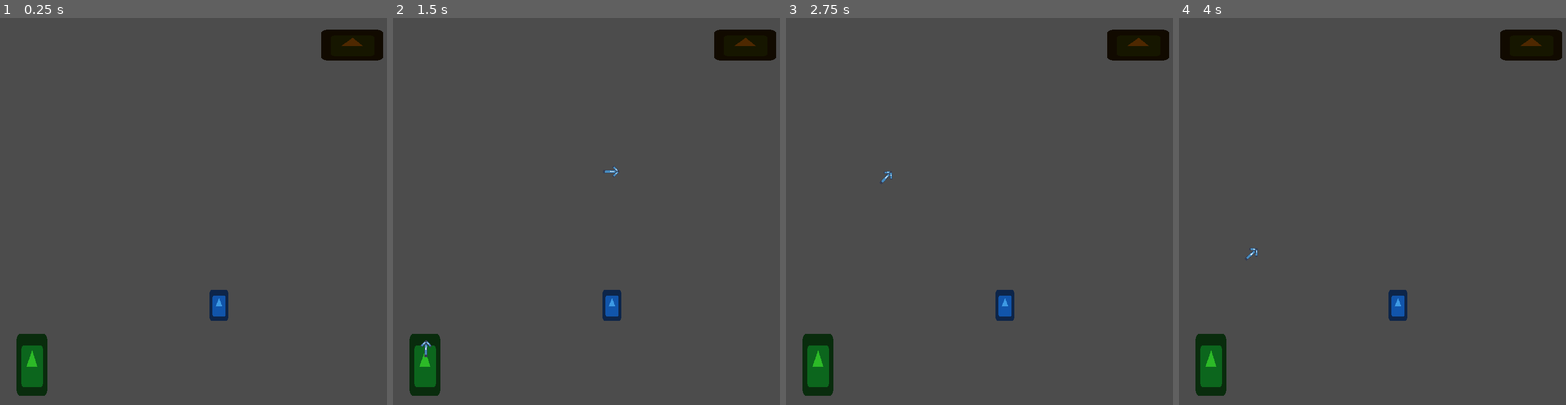
Above: before the commit, frames 1-4 (left to right).
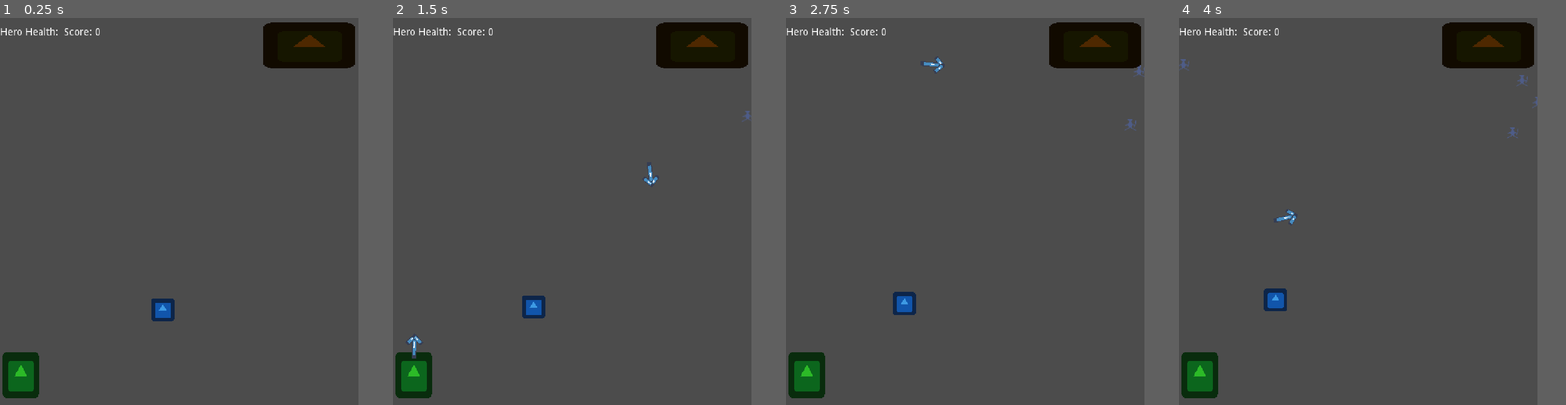
Above: after the commit, the same moments.

Repository: Hoimar/ashes
Game: Godot game, scene res://scenes/main.tscn
The game is run twice, just before and just after one commit, with the same random seed, the same clock (stepped at 60 frames per second) and the same inputs. The engine's default icon, where the game draws it, is replaced by a stand-in: a white triangle on a blue panel in a dark square.
Inputs (mouse positions are in pixels of both pictures, inside the frame that each line leads up to):
- Up to frame 1 (0.25 s): no input
- Up to frame 2 (1.5 s): move the mouse to (671, 192) at 0.52 s; click (671, 192) at 0.67 s; move the mouse to (509, 230) at 1.27 s; click (509, 230) at 1.42 s
- Up to frame 3 (2.75 s): move the mouse to (1018, 126) at 2.02 s; click (1018, 126) at 2.17 s
- Up to frame 4 (4 s): move the mouse to (1353, 288) at 2.77 s; click (1353, 288) at 2.92 s; move the mouse to (1488, 269) at 3.52 s; click (1488, 269) at 3.67 s
In our replay, the window is 800x800 before the commit and 741x800 after it. These sizes can differ from the game's own. Grey fills any space a smaller window leaves; there, only what the larger window draws over its background counts as a difference.

The runs differ from the first frame. In frame 1, 5.1% of the frame differs, in the area x 0-99%, y 1-99%; in frame 2, 5.2%; in frame 3, 5.2%; in frame 4, 5.3%.

Commit message:
More arrow curves, enemies, health, damage, etc.

Diff:
--- a/project.godot
+++ b/project.godot
@@ -12,22 +12,38 @@
 "base": "Node2D",
 "class": "Arrow",
 "language": "GDScript",
-"path": "res://scripts/arrow.gd"
+"path": "res://scripts/arrow_controller.gd"
+}, {
+"base": "Node2D",
+"class": "Enemy",
+"language": "GDScript",
+"path": "res://scripts/enemy.gd"
+}, {
+"base": "Node2D",
+"class": "Hero",
+"language": "GDScript",
+"path": "res://scripts/hero.gd"
 } ]
 _global_script_class_icons={
-"Arrow": ""
+"Arrow": "",
+"Enemy": "",
+"Hero": ""
 }
 
 [application]
 
-config/name="The best Wild Jam 33 Entry"
+config/name="Archery"
 run/main_scene="res://scenes/main.tscn"
 config/icon="res://icon.png"
 
 [display]
 
-window/size/width=800
-window/size/height=800
+window/size/width=500
+window/size/height=540
+window/size/test_width=750
+window/size/test_height=810
+window/stretch/mode="viewport"
+window/stretch/aspect="keep"
 
 [physics]
 
--- a/scenes/archer.tscn
+++ b/scenes/archer.tscn
@@ -8,5 +8,5 @@
 
 [node name="Sprite" type="Sprite" parent="."]
 modulate = Color( 0.172549, 0.729412, 0.152941, 1 )
-scale = Vector2( 1, 2 )
+scale = Vector2( 0.8, 1 )
 texture = ExtResource( 1 )
--- a/scenes/arrow.tscn
+++ /dev/null
@@ -1,47 +0,0 @@
-[gd_scene load_steps=4 format=2]
-
-[ext_resource path="res://icon.png" type="Texture" id=1]
-[ext_resource path="res://scripts/arrow.gd" type="Script" id=2]
-
-[sub_resource type="Curve2D" id=1]
-resource_local_to_scene = true
-_data = {
-"points": PoolVector2Array( 0.6773, 453.211, -0.6773, -453.211, 3.32079, -2.13315, -1.93836, -73.5044, 1.93836, 73.5044, 301.557, -265.14 )
-}
-
-[node name="Arrow" type="Node2D"]
-script = ExtResource( 2 )
-__meta__ = {
-"_edit_lock_": true
-}
-
-[node name="Path2D" type="Path2D" parent="."]
-curve = SubResource( 1 )
-__meta__ = {
-"_edit_lock_": true
-}
-
-[node name="PathFollow2D" type="PathFollow2D" parent="Path2D"]
-rotation = -1.56659
-
-[node name="Sprite" type="Sprite" parent="Path2D/PathFollow2D"]
-position = Vector2( -2.00418, -0.991586 )
-rotation = 1.56659
-scale = Vector2( 0.1, 0.5 )
-texture = ExtResource( 1 )
-
-[node name="Sprite2" type="Sprite" parent="Path2D/PathFollow2D"]
-position = Vector2( 9.2092, -5.68285 )
-rotation = 2.35199
-scale = Vector2( 0.0776213, 0.273197 )
-texture = ExtResource( 1 )
-
-[node name="Sprite3" type="Sprite" parent="Path2D/PathFollow2D"]
-position = Vector2( 9.24823, 3.60527 )
-rotation = 0.781196
-scale = Vector2( 0.0776213, 0.273197 )
-texture = ExtResource( 1 )
-
-[node name="Tween" type="Tween" parent="."]
-
-[connection signal="tween_completed" from="Tween" to="." method="_on_Tween_tween_completed"]
--- /dev/null
+++ b/scenes/arrow_base.gd
@@ -0,0 +1,22 @@
+extends Node2D
+
+# Arrow has to face downwards to hit a target
+const DOWNWARDS_DEGREE_MIN :=  90 + 10
+const DOWNWARDS_DEGREE_MAX := 270 - 10
+
+var damage := 1
+
+# Called when the node enters the scene tree for the first time.
+func _ready():
+	pass
+
+
+func _on_Hitbox_area_entered(area: Area2D):
+	var deg := global_rotation_degrees
+	#print(self, " entered ", area.get_parent(), " at ", deg)
+	if      deg > DOWNWARDS_DEGREE_MIN \
+		and deg < DOWNWARDS_DEGREE_MAX \
+		and area.get_parent() is Enemy:
+		var enemy = area.get_parent()
+		enemy.take_hit(damage)
+		queue_free()
--- /dev/null
+++ b/scenes/arrow_base.tscn
@@ -0,0 +1,41 @@
+[gd_scene load_steps=4 format=2]
+
+[ext_resource path="res://icon.png" type="Texture" id=1]
+[ext_resource path="res://scenes/arrow_base.gd" type="Script" id=2]
+
+[sub_resource type="RectangleShape2D" id=1]
+extents = Vector2( 4, 16 )
+
+[node name="ArrowBase" type="Node2D"]
+rotation = 1.5708
+script = ExtResource( 2 )
+
+[node name="Sprite" type="Sprite" parent="."]
+position = Vector2( -8.875, -6.875 )
+scale = Vector2( 0.1, 0.5 )
+texture = ExtResource( 1 )
+offset = Vector2( 88.75, 13.75 )
+
+[node name="Sprite2" type="Sprite" parent="."]
+position = Vector2( -8.875, -6.875 )
+rotation = 0.785397
+scale = Vector2( 0.0953387, 0.273197 )
+texture = ExtResource( 1 )
+offset = Vector2( 6.11067, -21.4908 )
+
+[node name="Sprite3" type="Sprite" parent="."]
+position = Vector2( -8.875, -6.875 )
+rotation = -0.785397
+scale = Vector2( 0.0953387, 0.273197 )
+texture = ExtResource( 1 )
+offset = Vector2( 125.538, 24.451 )
+
+[node name="Hitbox" type="Area2D" parent="."]
+collision_layer = 0
+collision_mask = 2
+
+[node name="CollisionShape2D" type="CollisionShape2D" parent="Hitbox"]
+shape = SubResource( 1 )
+
+[connection signal="area_entered" from="Hitbox" to="." method="_on_Hitbox_area_entered"]
+[connection signal="body_entered" from="Hitbox" to="." method="_on_Hitbox_body_entered"]
--- /dev/null
+++ b/scenes/arrow_controller.tscn
@@ -0,0 +1,27 @@
+[gd_scene load_steps=4 format=2]
+
+[ext_resource path="res://scripts/arrow_controller.gd" type="Script" id=1]
+[ext_resource path="res://scenes/arrow_base.tscn" type="PackedScene" id=2]
+
+[sub_resource type="Curve2D" id=1]
+resource_local_to_scene = true
+_data = {
+"points": PoolVector2Array( 0.33253, 69.3975, -0.33253, -69.3975, 0.38992, -2.36453, -127.644, -1.1519, 127.644, 1.1519, 128, -320, 0.0772518, -5.71764, -0.0772518, 5.71764, 256, -256 )
+}
+
+[node name="ArrowController" type="Node2D"]
+script = ExtResource( 1 )
+
+[node name="Path2D" type="Path2D" parent="."]
+curve = SubResource( 1 )
+
+[node name="PathFollow2D" type="PathFollow2D" parent="Path2D"]
+position = Vector2( 0.38992, -2.36453 )
+rotation = -1.57373
+lookahead = 10.0
+
+[node name="ArrowBase" parent="Path2D/PathFollow2D" instance=ExtResource( 2 )]
+
+[node name="Tween" type="Tween" parent="."]
+
+[connection signal="tween_completed" from="Tween" to="." method="_on_Tween_tween_completed"]
--- a/scenes/enemy.tscn
+++ b/scenes/enemy.tscn
@@ -1,51 +1,47 @@
-[gd_scene load_steps=10 format=2]
+[gd_scene load_steps=5 format=2]
 
-[ext_resource path="res://assets/sprites/Right Walk Cycle.png" type="Texture" id=1]
+[ext_resource path="res://assets/sprites/enemy.png" type="Texture" id=1]
+[ext_resource path="res://scripts/enemy.gd" type="Script" id=2]
 
-[sub_resource type="AtlasTexture" id=1]
-atlas = ExtResource( 1 )
-region = Rect2( 0, 0, 32, 32 )
+[sub_resource type="RectangleShape2D" id=1]
+extents = Vector2( 8, 7 )
 
-[sub_resource type="AtlasTexture" id=2]
-atlas = ExtResource( 1 )
-region = Rect2( 32, 0, 32, 32 )
+[sub_resource type="Animation" id=2]
+resource_name = "hurt"
+length = 0.3
+tracks/0/type = "value"
+tracks/0/path = NodePath("Sprite:modulate")
+tracks/0/interp = 1
+tracks/0/loop_wrap = true
+tracks/0/imported = false
+tracks/0/enabled = true
+tracks/0/keys = {
+"times": PoolRealArray( 0, 0.2, 0.3 ),
+"transitions": PoolRealArray( 1, 1, 1 ),
+"update": 0,
+"values": [ Color( 1, 0, 0, 1 ), Color( 0.592157, 0.00392157, 0.00392157, 1 ), Color( 1, 1, 1, 1 ) ]
+}
 
-[sub_resource type="AtlasTexture" id=3]
-atlas = ExtResource( 1 )
-region = Rect2( 64, 0, 32, 32 )
+[node name="Enemy" type="Node2D"]
+script = ExtResource( 2 )
 
-[sub_resource type="AtlasTexture" id=4]
-atlas = ExtResource( 1 )
-region = Rect2( 96, 0, 32, 32 )
-
-[sub_resource type="AtlasTexture" id=5]
-atlas = ExtResource( 1 )
-region = Rect2( 128, 0, 32, 32 )
-
-[sub_resource type="AtlasTexture" id=6]
-atlas = ExtResource( 1 )
-region = Rect2( 160, 0, 32, 32 )
-
-[sub_resource type="SpriteFrames" id=7]
-animations = [ {
-"frames": [ SubResource( 1 ), SubResource( 2 ), SubResource( 3 ), SubResource( 4 ), SubResource( 5 ), SubResource( 6 ) ],
-"loop": true,
-"name": "default",
-"speed": 10.0
-} ]
-
-[sub_resource type="RectangleShape2D" id=8]
-extents = Vector2( 28.7144, 38.2019 )
-
-[node name="Character" type="Node2D"]
-
-[node name="AnimatedSprite" type="AnimatedSprite" parent="."]
-scale = Vector2( 3, 3 )
-frames = SubResource( 7 )
-playing = true
+[node name="Sprite" type="Sprite" parent="."]
+texture = ExtResource( 1 )
 
 [node name="Hitbox" type="Area2D" parent="."]
-position = Vector2( 0, 10 )
+visible = false
+position = Vector2( 0, 1 )
+collision_layer = 3
+__meta__ = {
+"_edit_group_": true
+}
 
 [node name="CollisionShape2D" type="CollisionShape2D" parent="Hitbox"]
-shape = SubResource( 8 )
+shape = SubResource( 1 )
+
+[node name="KnockbackTween" type="Tween" parent="."]
+
+[node name="AnimationPlayer" type="AnimationPlayer" parent="."]
+anims/hurt = SubResource( 2 )
+
+[connection signal="tween_completed" from="KnockbackTween" to="." method="_on_KnockbackTween_tween_completed"]
--- a/scenes/enemy_spawner.tscn
+++ b/scenes/enemy_spawner.tscn
@@ -1,3 +1,13 @@
-[gd_scene format=2]
+[gd_scene load_steps=2 format=2]
 
-[node name="EnemySpawner" type="Node2D"]
+[ext_resource path="res://scripts/enemy_spawner.gd" type="Script" id=1]
+
+[node name="EnemySpawner" type="Area2D"]
+script = ExtResource( 1 )
+
+[node name="SpawnTimer" type="Timer" parent="."]
+autostart = true
+
+[node name="WaveTimer" type="Timer" parent="."]
+
+[connection signal="timeout" from="SpawnTimer" to="." method="_on_Timer_timeout"]
--- a/scenes/hero.tscn
+++ b/scenes/hero.tscn
@@ -1,10 +1,48 @@
-[gd_scene load_steps=2 format=2]
+[gd_scene load_steps=5 format=2]
 
 [ext_resource path="res://icon.png" type="Texture" id=1]
+[ext_resource path="res://scripts/hero.gd" type="Script" id=2]
 
-[node name="Hero" type="Node2D"]
+[sub_resource type="RectangleShape2D" id=1]
+extents = Vector2( 16, 12 )
+
+[sub_resource type="Animation" id=2]
+resource_name = "take_damage"
+length = 0.3
+tracks/0/type = "value"
+tracks/0/path = NodePath("Sprite:modulate")
+tracks/0/interp = 1
+tracks/0/loop_wrap = true
+tracks/0/imported = false
+tracks/0/enabled = true
+tracks/0/keys = {
+"times": PoolRealArray( 0, 0.1, 0.2, 0.3 ),
+"transitions": PoolRealArray( 1, 1, 1, 1 ),
+"update": 0,
+"values": [ Color( 0.239216, 0.603922, 0.894118, 1 ), Color( 1, 0, 0, 1 ), Color( 1, 0, 0, 1 ), Color( 0.239216, 0.603922, 0.894118, 1 ) ]
+}
+
+[node name="Hero" type="Node2D" groups=[
+"hero",
+]]
+script = ExtResource( 2 )
 
 [node name="Sprite" type="Sprite" parent="."]
 modulate = Color( 0.239216, 0.603922, 0.894118, 1 )
-scale = Vector2( 0.6, 1 )
+scale = Vector2( 0.5, 0.5 )
 texture = ExtResource( 1 )
+
+[node name="Hitbox" type="Area2D" parent="."]
+position = Vector2( 0, 4 )
+__meta__ = {
+"_edit_group_": true
+}
+
+[node name="CollisionShape2D" type="CollisionShape2D" parent="Hitbox"]
+shape = SubResource( 1 )
+
+[node name="AnimationPlayer" type="AnimationPlayer" parent="."]
+anims/take_damage = SubResource( 2 )
+
+[connection signal="area_entered" from="Hitbox" to="." method="_on_Hitbox_area_entered"]
+[connection signal="animation_finished" from="AnimationPlayer" to="." method="_on_AnimationPlayer_animation_finished"]
--- a/scenes/stage.tscn
+++ b/scenes/stage.tscn
@@ -6,26 +6,12 @@
 [ext_resource path="res://scenes/goal.tscn" type="PackedScene" id=4]
 [ext_resource path="res://scripts/stage.gd" type="Script" id=5]
 
-[sub_resource type="Curve2D" id=1]
+[sub_resource type="RectangleShape2D" id=1]
+extents = Vector2( 250, 180 )
+
+[sub_resource type="Curve2D" id=2]
 _data = {
-"points": PoolVector2Array( -134.593, 60.054, 134.593, -60.054, 679.785, 444.167, -12.9665, 43.0581, 12.9665, -43.0581, 941.413, 262.628, -44.8732, 59.7389, 44.8732, -59.7389, 591.685, 71.7463, -68.1165, 139.942, 68.1165, -139.942, 953.427, -68.4119 )
-}
-
-[sub_resource type="Animation" id=2]
-resource_name = "hero_follow_path"
-length = 20.0
-loop = true
-tracks/0/type = "value"
-tracks/0/path = NodePath("Game/HeroPath/HeroPathFollow:unit_offset")
-tracks/0/interp = 1
-tracks/0/loop_wrap = true
-tracks/0/imported = false
-tracks/0/enabled = true
-tracks/0/keys = {
-"times": PoolRealArray( 0, 20 ),
-"transitions": PoolRealArray( 1, 1 ),
-"update": 0,
-"values": [ 0.0, 1.0 ]
+"points": PoolVector2Array( 433.76, 50.9424, -433.76, -50.9424, 459.918, 257.688, -47.2118, 52.6325, 47.2118, -52.6325, 687.964, 126.657, -25.9519, 40.9901, 25.9519, -40.9901, 278.436, 42.7927, 177.549, 123.61, -177.549, -123.61, 658.986, -78.7104 )
 }
 
 [node name="Stage" type="Node2D" groups=[
@@ -36,25 +22,68 @@
 [node name="Game" type="YSort" parent="."]
 
 [node name="EnemySpawner" parent="Game" instance=ExtResource( 1 )]
+monitoring = false
+monitorable = false
+collision_layer = 0
+collision_mask = 0
+
+[node name="SpawnArea" type="CollisionShape2D" parent="Game/EnemySpawner"]
+position = Vector2( 250, 250 )
+shape = SubResource( 1 )
 
 [node name="Archer" parent="Game" instance=ExtResource( 2 )]
-position = Vector2( 65.6019, 716.743 )
+position = Vector2( 28.638, 498.332 )
 
 [node name="HeroPath" type="Path2D" parent="Game"]
 position = Vector2( -227.21, 149.787 )
-curve = SubResource( 1 )
+curve = SubResource( 2 )
 
 [node name="HeroPathFollow" type="PathFollow2D" parent="Game/HeroPath"]
-position = Vector2( 679.785, 444.167 )
+position = Vector2( 459.918, 257.688 )
 rotate = false
 loop = false
 
 [node name="Hero" parent="Game/HeroPath/HeroPathFollow" instance=ExtResource( 3 )]
 
 [node name="Goal" parent="Game" instance=ExtResource( 4 )]
-position = Vector2( 727.809, 55.8108 )
+position = Vector2( 430.644, 38.2897 )
 
-[node name="HeroPathAnimation" type="AnimationPlayer" parent="."]
-anims/hero_follow_path = SubResource( 2 )
+[node name="HeroPathTween" type="Tween" parent="."]
+
+[node name="UI" type="Control" parent="."]
+anchor_right = 1.0
+anchor_bottom = 1.0
+__meta__ = {
+"_edit_use_anchors_": false
+}
+
+[node name="HBoxContainer" type="HBoxContainer" parent="UI"]
+margin_right = 40.0
+margin_bottom = 40.0
+__meta__ = {
+"_edit_use_anchors_": false
+}
+
+[node name="LabelHealth" type="Label" parent="UI/HBoxContainer"]
+margin_top = 13.0
+margin_right = 81.0
+margin_bottom = 27.0
+text = "Hero Health:"
+
+[node name="HBoxContainer" type="HBoxContainer" parent="UI/HBoxContainer"]
+margin_left = 85.0
+margin_right = 85.0
+margin_bottom = 40.0
+
+[node name="LabelScore" type="Label" parent="UI/HBoxContainer"]
+margin_left = 89.0
+margin_top = 13.0
+margin_right = 140.0
+margin_bottom = 27.0
+text = "Score: 0"
+__meta__ = {
+"_edit_use_anchors_": false
+}
 
 [connection signal="mouse_clicked" from="." to="Game/Archer" method="_on_Stage_mouse_clicked"]
+[connection signal="tween_completed" from="HeroPathTween" to="." method="_on_HeroPathTween_tween_completed"]
--- a/scripts/archer.gd
+++ b/scripts/archer.gd
@@ -1,12 +1,12 @@
 extends Node2D
 
-const ARROW = preload("res://scenes/arrow.tscn")
+const ARROW = preload("res://scenes/arrow_controller.tscn")
 
 onready var stage: Node2D = get_tree().get_nodes_in_group("stage")[0]
 
 
 func _on_Stage_mouse_clicked(mouse_position):
 	var arrow: Arrow = ARROW.instance()
-	arrow.position = self.position
+	arrow.position = position
 	arrow.target = mouse_position
 	stage.add_child(arrow)
--- a/scripts/arrow.gd
+++ /dev/null
@@ -1,22 +0,0 @@
-class_name Arrow
-extends Node2D
-
-const FLIGHT_DURATION := 1.0
-
-
-var target: Vector2
-onready var path := $Path2D
-onready var path_follow := $Path2D/PathFollow2D
-onready var tween := $Tween
-
-
-# Called when the node enters the scene tree for the first time.
-func _ready():
-	path.curve.set_point_position(1, to_local(target))
-	tween.interpolate_property(path_follow, "unit_offset", 0, 1, \
-			FLIGHT_DURATION, Tween.TRANS_LINEAR, Tween.EASE_OUT)
-	tween.start()
-
-
-func _on_Tween_tween_completed(object, key):
-	queue_free()
--- /dev/null
+++ b/scripts/arrow_controller.gd
@@ -0,0 +1,41 @@
+class_name Arrow
+extends Node2D
+
+const FLIGHT_DURATION := 1.0   # Duration of arrow flight in seconds.
+# Bezier curve control points.
+const CURVE_CONTROLS = [
+	Vector2(-50, 0),
+	Vector2(0, 50),
+	Vector2(0, -50),
+]
+
+var target: Vector2
+onready var path := $Path2D
+onready var path_follow := $Path2D/PathFollow2D
+onready var tween := $Tween
+
+
+# Called when the node enters the scene tree for the first time.
+func _ready():
+	var target_pos := to_local(target)
+	var length := target_pos.length()
+	var turning_point := Vector2(target_pos.x / 2.0, \
+			target_pos.y - length * 0.2)
+	# Set correct curve positions.
+	path.curve.set_point_position(1, turning_point)
+	path.curve.set_point_position(2, target_pos)
+	# Set correct control points.
+	var control_point = Vector2(target_pos.x / 2.0, 0)
+	path.curve.set_point_in(1, -control_point)
+	path.curve.set_point_out(1, control_point)
+	path.curve.set_point_out(0, Vector2(0, -length * 0.2))
+	path.curve.set_point_in(2,  Vector2(0, -length * 0.1))
+
+	# Interpolate arrow flight.
+	tween.interpolate_property(path_follow, "unit_offset", 0, 0.9999, \
+			FLIGHT_DURATION, Tween.TRANS_SINE, Tween.EASE_OUT)
+	tween.start()
+
+
+func _on_Tween_tween_completed(object, key):
+	queue_free()
--- /dev/null
+++ b/scripts/enemy.gd
@@ -0,0 +1,63 @@
+class_name Enemy
+extends Node2D
+
+const SCORE_BONUS := 3.0
+const SPEED := 15.0
+const KNOCKBACK_DISTANCE := 50.0
+const KNOCKBACK_DURATION := 1.5
+const HEALTH_START := 3
+
+enum STATE {
+	CHASING,
+	KNOCKBACK,
+	DYING
+}
+
+var state := 0
+var health := HEALTH_START
+var direction := -1
+var damage := 1
+var velocity := Vector2.ZERO
+onready var knockback_tween := $KnockbackTween
+onready var animation_player := $AnimationPlayer
+onready var hero: Node2D = get_tree().get_nodes_in_group("hero")[0]
+onready var stage: Node2D = get_tree().get_nodes_in_group("stage")[0]
+
+
+# Called when the node enters the scene tree for the first time.
+func _ready():
+	pass # Replace with function body.
+
+
+# Called every frame. 'delta' is the elapsed time since the previous frame.
+func _process(delta):
+	if state == STATE.CHASING:
+		var direction = (hero.global_position - global_position).normalized()
+		position += direction * SPEED * delta
+
+
+func take_hit(var amount := 1):
+	health -= amount
+	animation_player.play("hurt")
+	if health <= 0:
+		stage.increase_score(SCORE_BONUS)
+		state = STATE.DYING
+		queue_free()
+
+
+func knockback(var source: Vector2):
+	state = STATE.KNOCKBACK
+	var vector = (source - global_position).normalized() * KNOCKBACK_DISTANCE
+	knockback_tween.interpolate_property(self, "position", position, \
+			position + vector, KNOCKBACK_DURATION,
+			Tween.TRANS_CUBIC, Tween.EASE_OUT)
+	knockback_tween.start()
+
+
+func _on_Hitbox_area_entered(var area: Area2D):
+	if state == STATE.CHASING and area.get_parent() == hero:
+		knockback(hero.global_position)
+
+
+func _on_KnockbackTween_tween_completed(object, key):
+	state = STATE.CHASING
--- /dev/null
+++ b/scripts/enemy_spawner.gd
@@ -0,0 +1,24 @@
+extends Node2D
+
+const ENEMY := preload("res://scenes/enemy.tscn")
+
+var spawn_area: RectangleShape2D
+onready var right_edge := get_viewport_rect().size.x
+
+
+# Called when the node enters the scene tree for the first time.
+func _ready():
+	for child in get_children():
+		if child is CollisionShape2D:
+			spawn_area = child.shape
+
+
+func _on_Timer_timeout():
+	var enemy: Node2D = ENEMY.instance()
+	var side: int = randi() % 2
+	var x: float = 0 if side == 0 else right_edge
+	var y: float = randf() * spawn_area.extents.y
+	var pos := Vector2(x, y)
+	enemy.position = pos
+	enemy.direction = side
+	add_child(enemy)
--- /dev/null
+++ b/scripts/hero.gd
@@ -0,0 +1,46 @@
+class_name Hero
+extends Node2D
+
+const HEALTH_START := 5
+
+enum STATE {
+	WALKING,
+	HURT,
+	DYING,
+}
+
+signal hero_died
+
+var state: int = STATE.WALKING
+var health := HEALTH_START
+onready var animation_player = $AnimationPlayer
+
+# Called when the node enters the scene tree for the first time.
+func _ready():
+	pass # Replace with function body.
+
+
+# Called every frame. 'delta' is the elapsed time since the previous frame.
+#func _process(delta):
+#	pass
+
+
+func take_hit(var damage: int = 1):
+	health -= damage
+	animation_player.play("take_damage")
+	if health <= 0:
+		state = STATE.DYING
+		emit_signal("hero_died")
+	else:
+		state = STATE.HURT
+
+
+func _on_Hitbox_area_entered(var area: Area2D):
+	if state == STATE.WALKING and area.get_parent() is Enemy:
+		var enemy: Enemy = area.get_parent()
+		take_hit(enemy.damage)
+
+
+func _on_AnimationPlayer_animation_finished(var anim_name: String):
+	if state == STATE.HURT and anim_name == "take_damage":
+		state = STATE.WALKING
--- a/scripts/stage.gd
+++ b/scripts/stage.gd
@@ -1,14 +1,58 @@
 extends Node2D
 
+const HERO_WALK_DURATION := 60.0
+
+enum STATE {
+	RUNNING,
+	WON,
+	LOST,
+}
+
 signal mouse_clicked(position)
+
+var state := -1 setget set_state
+var score := 0
+onready var hero_path_follow := $Game/HeroPath/HeroPathFollow
+onready var hero_path_tween := $HeroPathTween
+onready var score_label := $UI/HBoxContainer/LabelScore
+onready var hero: Hero = get_tree().get_nodes_in_group("hero")[0]
 
 
 # Called when the node enters the scene tree for the first time.
 func _ready():
-	pass # Replace with function body.
+	hero.connect("hero_died", self, "set_state", [STATE.LOST])
+	set_state(STATE.RUNNING)
 
 
 func _input(event):
-   # Mouse in viewport coordinates.
-   if event is InputEventMouseButton and event.pressed:
-	   emit_signal("mouse_clicked", event.position)
+	if state == STATE.RUNNING and event is InputEventMouseButton and event.pressed:
+		emit_signal("mouse_clicked", event.position)
+
+
+func set_state(var new):
+	if new == state:
+		return
+	match new:
+		STATE.RUNNING:
+			animate_hero_path()
+		STATE.WON:
+			print("You won!")
+		STATE.LOST:
+			print("You lost!")
+			hero_path_tween.stop_all()
+	state = new
+
+
+func _on_HeroPathTween_tween_completed(object, key):
+	set_state(STATE.WON)
+
+
+func increase_score(var amount: int):
+	score += amount
+	score_label.text = "Score: %d" % score
+
+
+func animate_hero_path():
+	hero_path_tween.interpolate_property(hero_path_follow, "unit_offset", 0, 1, \
+			HERO_WALK_DURATION, Tween.TRANS_LINEAR, Tween.EASE_IN_OUT)
+	hero_path_tween.start()
Binary file added: assets/sprites/enemy.png
Not shown, added: list of sprites.txt
